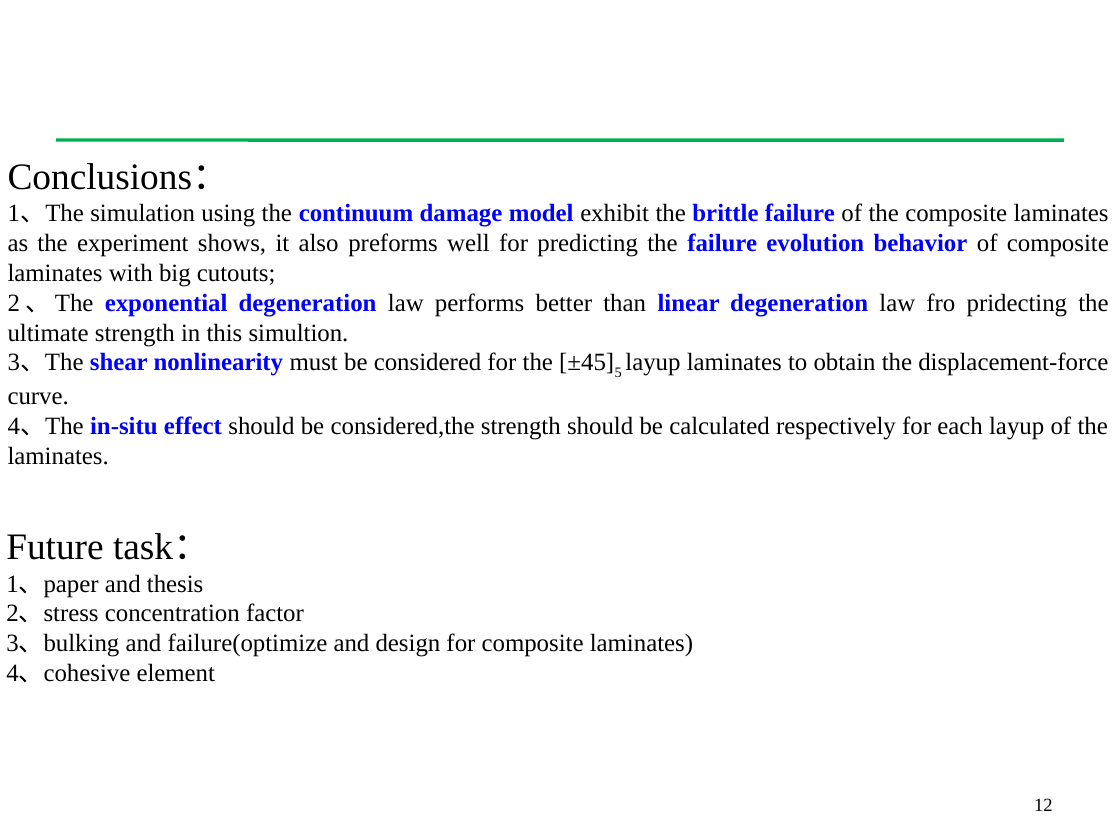
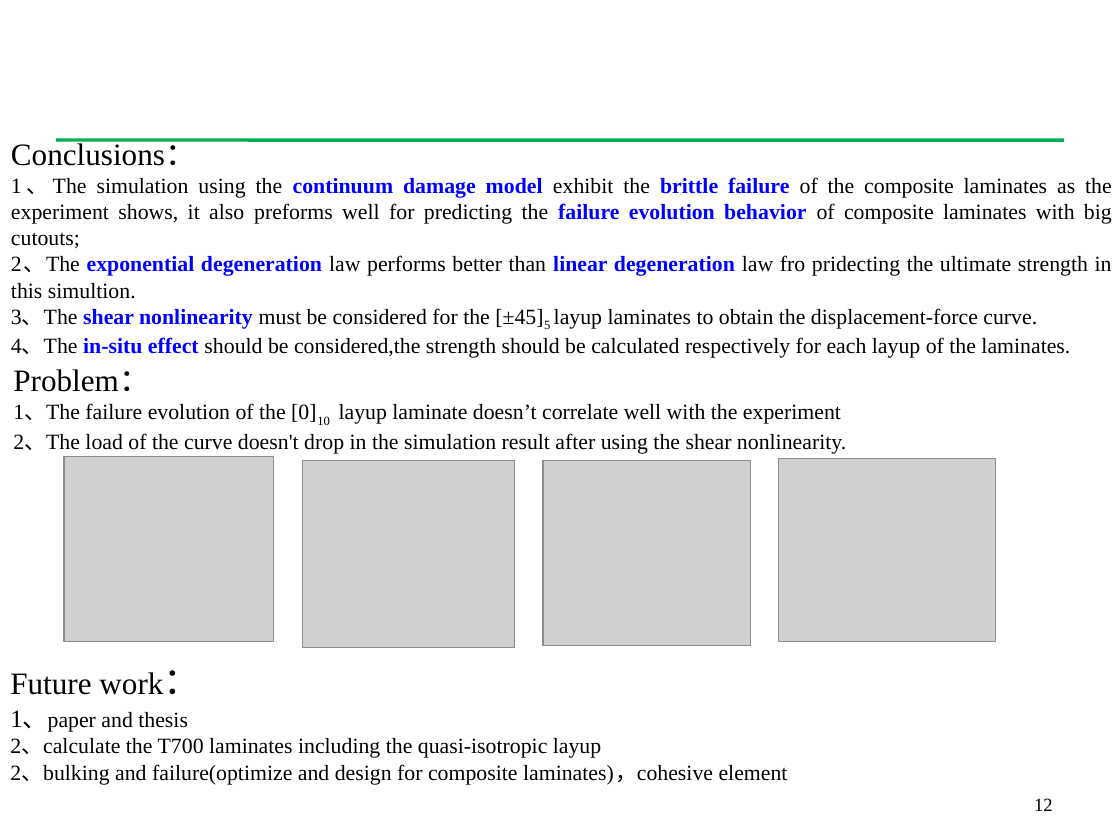
Before and after one commit to Chu2015/UMAThashinlinear4, a slide deck: slide 12 of 组会报告/组会20180124.pptx. Drawn at 1120x840 pixels with LibreOffice and Linux fonts; fonts in the diff are those of the drawing; grey boxes stand for pictures; background and template pictures are left out. Boxes give left, top, right and bottom in pixels: in the first picture for what was removed or moved away, otherwise in the second. Text is boxed around its words. In the diff, an @@ line names an element or a change of style, - is before the commit and + after.

Commit message:
更新组会报告

```diff
--- a/组会报告/组会20180124.pptx
+++ b/组会报告/组会20180124.pptx
@@ text "Conclusions：": place and size @@
-text "Conclusions：" at [8,163,1109,465]
+text "Conclusions：" at [11,141,1112,358]
@@ text "Conclusions：" at [11,141,1112,358]: size 24 to 20 pt in "Conclusions："; size 16 to 14 pt @@
@@ text added at [13,369,846,454], 14 pt, text #000000 @@
+Problem：
+1、The failure evolution of the [0]10 layup laminate doesn’t correlate well with the experiment
+2、The load of the curve doesn't drop in the simulation result after using the shear nonlinearity.
@@ picture added at [64,456,273,641] @@
@@ picture added at [302,460,515,647] @@
@@ picture added at [543,460,750,645] @@
@@ picture added at [778,459,996,642] @@
@@ text "Future work：": place and size @@
-text "Future work：" at [6,533,693,682]
+text "Future work：" at [10,672,788,785]
@@ text at [10,672,163,695]: text changed; size 24 to 20 pt @@
-Future task：
+Future work：
@@ text at [10,710,188,732]: size 16 to 14 pt in "1、paper and thesis" @@
@@ text at [10,738,788,785]: text changed; size 16 to 14 pt @@
-2、stress concentration factor
-3、bulking and failure(optimize and design for composite laminates)
-4、cohesive element
+2、calculate the T700 laminates including the quasi-isotropic layup
+2、bulking and failure(optimize and design for composite laminates)，cohesive element
```
